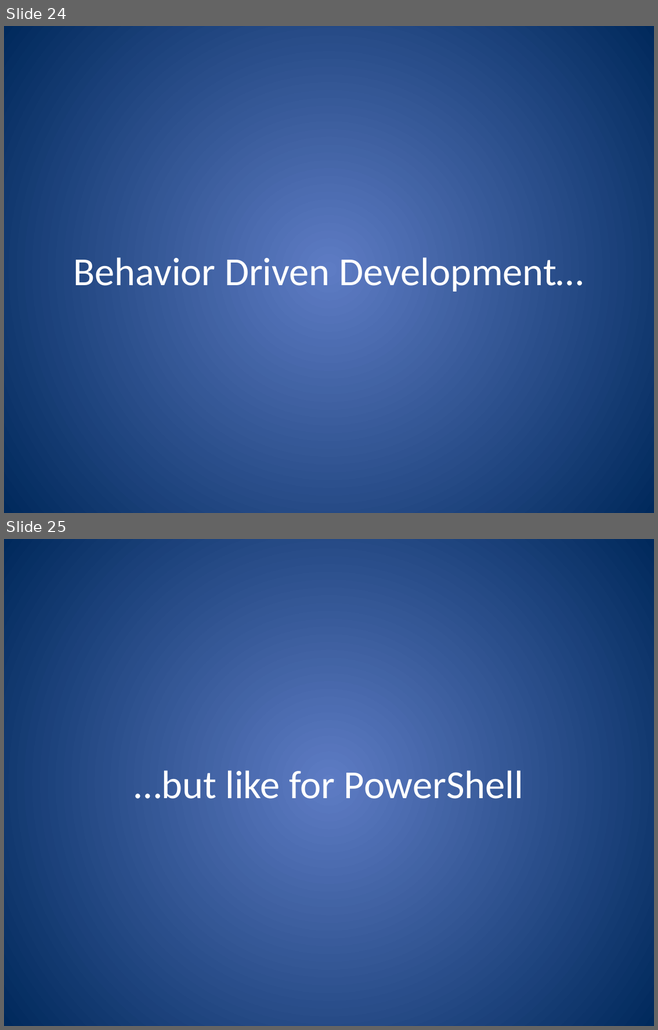
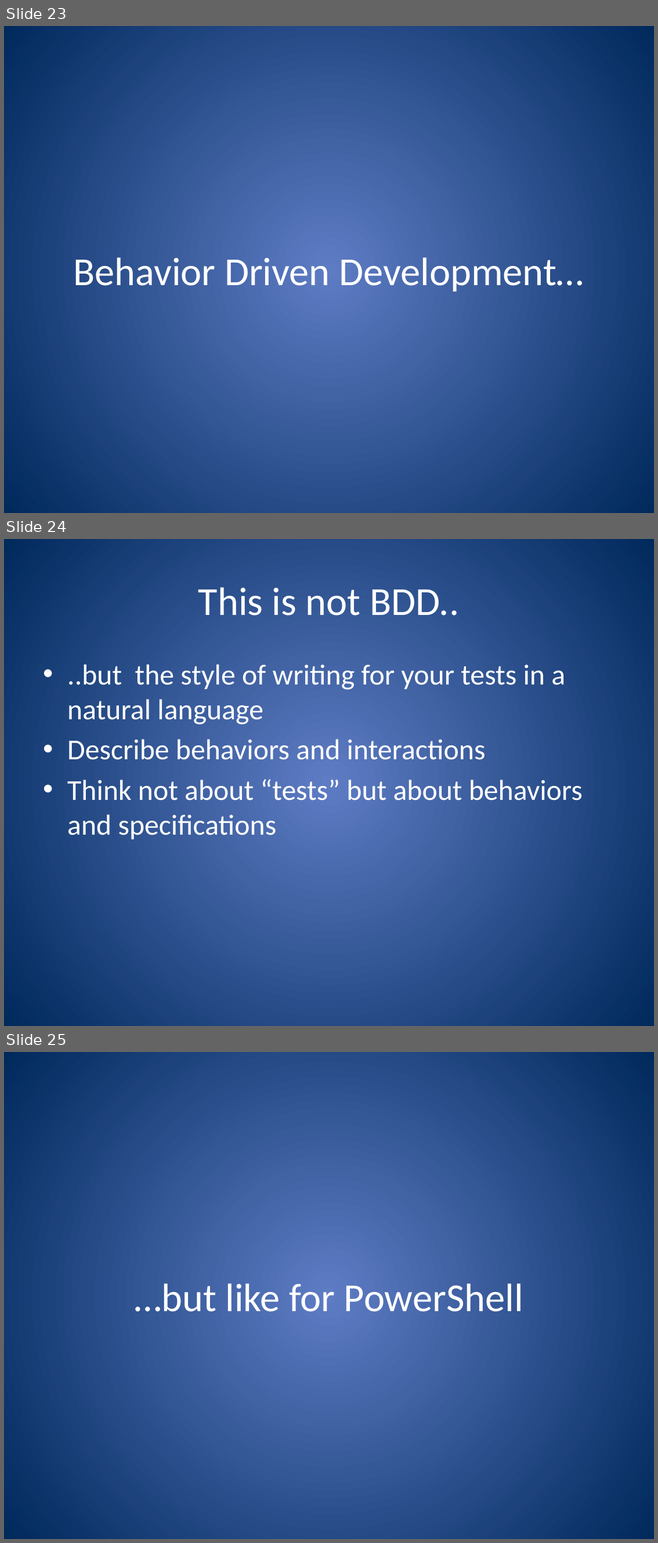
Before and after one commit to ferventcoder/presentations, a slide deck: dotNet/powershellbdd/AutomatedTestingForPowerShell.pptx. Shown one above the other, each under a label of ours: slides 24 and 25 before the commit, slides 23, 24 and 25 after it. The pictures are 658x1030 and 658x1543 pixels, drawn with LibreOffice and Linux fonts; fonts in the diff are those of the drawing. Boxes give left, top, right and bottom in pixels: in the first picture for what was removed or moved away, otherwise in the second. Text is boxed around its words. In the diff, an @@ line names an element or a change of style, - is before the commit and + after.

Commit message:
adding more about bdd

```diff
--- a/dotNet/powershellbdd/AutomatedTestingForPowerShell.pptx
+++ b/dotNet/powershellbdd/AutomatedTestingForPowerShell.pptx
@@ slide 24 added at (x1=4, y1=539, x2=654, y2=1026), background gradient #5E7CC5 to #00295C @@
@@ title added at (x1=198, y1=587, x2=459, y2=616), 44 pt, text #FFFFFF @@
+This is not BDD..
@@ text added at (x1=67, y1=664, x2=582, y2=839), 32 pt, text #FFFFFF @@
+• ..but the style of writing for your tests in a natural language
+• Describe behaviors and interactions
+• Think not about “tests” but about behaviors and specifications
@@ what was slide 24 is now slide 23 @@
```
Also in this commit, not shown: 3 slides changed, 2 other slides added, 1 slide removed.
